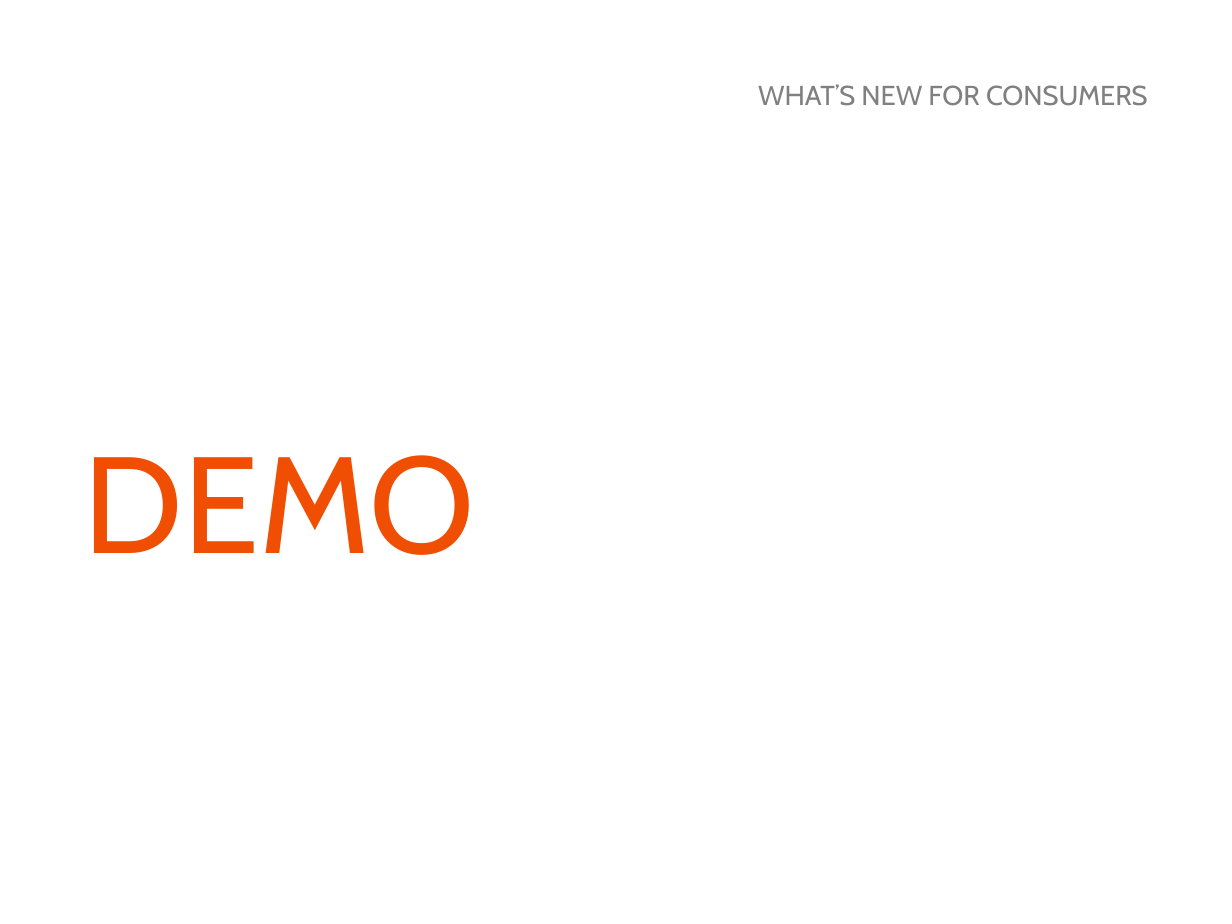
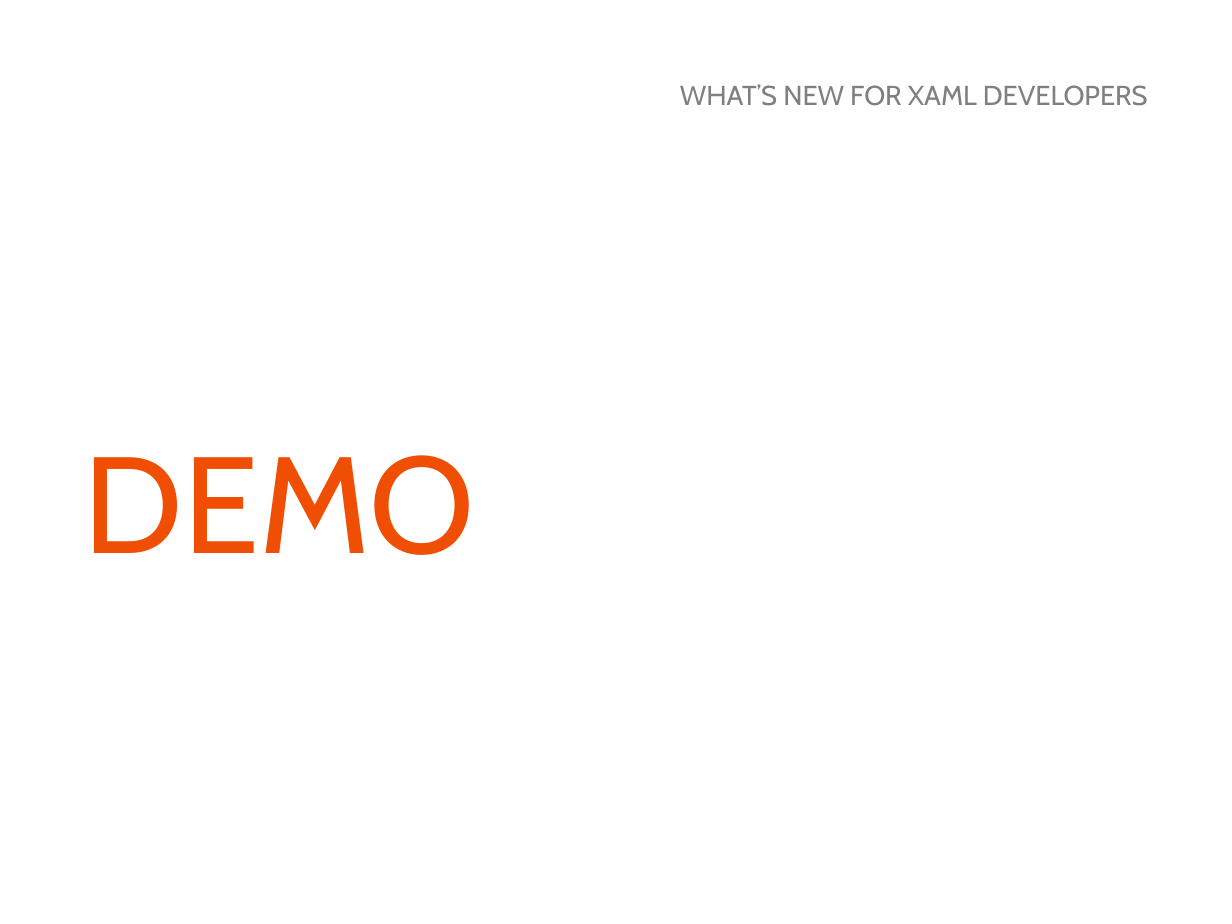
Before and after one commit to MarkerMetro/MarkerMetro.Talks, a slide deck: slide 11 of WhatsNewInWindows81/WhatsNewInWindows81.pptx (slide 10 before the commit). Drawn at 1232x924 pixels with LibreOffice and Linux fonts; fonts in the diff are those of the drawing; background and template pictures are left out. Boxes give left, top, right and bottom in pixels: in the first picture for what was removed or moved away, otherwise in the second. Text is boxed around its words. In the diff, an @@ line names an element or a change of style, - is before the commit and + after.

```diff
--- a/WhatsNewInWindows81/WhatsNewInWindows81.pptx
+++ b/WhatsNewInWindows81/WhatsNewInWindows81.pptx
@@ text at (680,84,1148,106): text changed @@
-WHAT’S NEW FOR CONSUMERS
+WHAT’S NEW FOR XAML DEVELOPERS
```
Also in this commit, not shown: 3 other slides changed, 1 slide added.
